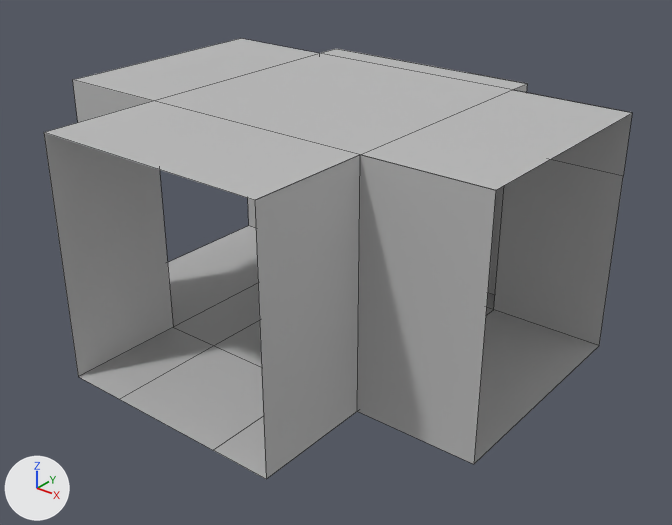
Two versions of the FBX model Game Contest 1/dungeons/lethal/rooms/tunnel/tunnel_08.fbx, one commit apart.
One viewpoint serves both versions: a camera (50 mm lens) standing at (2.86, -3.58, 2.57) and looking at (0.15, -0.19, 0.47). The axes (+X, +Y, +Z) are drawn at lower left. The lights are the same throughout. Mesh edges are drawn as thin lines. Where no turn or scale is listed for an object, it has been applied to the vertices.

The older version as bpy lines, for what is in view:
```python
me_mesh_2mesh = bpy.data.meshes.new('mesh_2Mesh')
me_mesh_2mesh.from_pydata(...)  # 40 vertices, 20 faces; spans x -1.28..1.28, y -0.96..1.2, z -0.64..0.64
me_mesh_2mesh.materials.append(mat_materials_dev_reflectivity_30_vmat)  # grey #bcbcbc
me_mesh_33mesh = bpy.data.meshes.new('mesh_33Mesh')
me_mesh_33mesh.from_pydata(...)  # 22 vertices, 12 faces; spans x -1.28..1.28, y -0.96..1.2, z 0.0
me_mesh_33mesh.materials.append(mat_materials_dev_reflectivity_30_vmat_001)  # grey #bcbcbc
me_mesh_34mesh = bpy.data.meshes.new('mesh_34Mesh')
me_mesh_34mesh.from_pydata(...)  # 12 vertices, 5 faces; spans x -1.28..1.28, y -1.28..0.8, z 0.0
me_mesh_34mesh.materials.append(mat_materials_dev_reflectivity_30_vmat_002)  # grey #bcbcbc
ob_mesh_2 = bpy.data.objects.new('mesh_2', me_mesh_2mesh)
ob_mesh_2.location = (0.0, -0.32, 0.64)
ob_mesh_33 = bpy.data.objects.new('mesh_33', me_mesh_33mesh)
ob_mesh_33.location = (0.0, -0.32, 0.0)
ob_mesh_34 = bpy.data.objects.new('mesh_34', me_mesh_34mesh)
ob_mesh_34.location = (0.0, 0.0, 1.28)
```
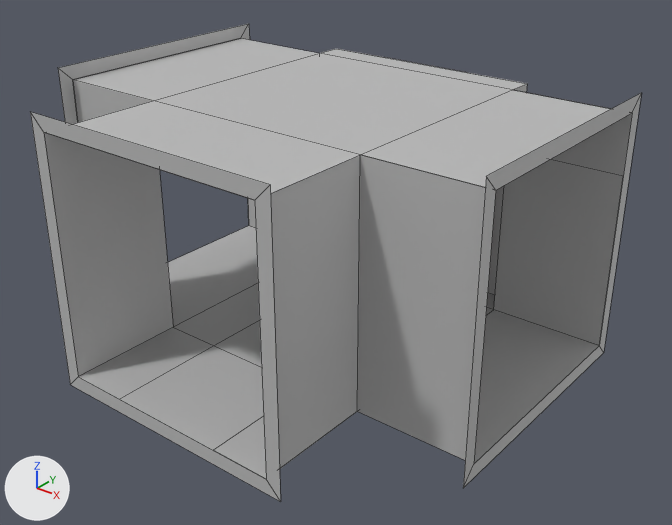
Pixel boxes [x1, y1, x2, y2] of what changed, in the pictures (672 x 525 px):
```json
{"object": "mesh_44", "change": "added", "after": [30, 112, 281, 502]}
{"object": "mesh_40", "change": "added", "after": [463, 93, 641, 488]}
{"object": "mesh_42", "change": "added", "after": [58, 24, 250, 124]}
```

Scene script edits in JSON lines:
```json
{"op": "add", "block": "me_mesh_44mesh", "code": ["me_mesh_44mesh = bpy.data.meshes.new('mesh_44Mesh')", "me_mesh_44mesh.from_pydata([(-0.64, 0.0, 0.64), (0.64, 0.0, 0.64), (0.72, 0.0, 0.72), (-0.72, 0.0, 0.72), (-0.72, 0.0, -0.72), (0.72, 0.0, -0.72), (0.64, 0.0, -0.64), (-0.64, 0.0, -0.64), (0.72, 0.0, -0.72), (0.64, 0.0, -0.64)], [], [(1, 6, 5, 2), (7, 0, 3, 4), (0, 1, 2, 3), (8, 9, 7, 4)])", "me_mesh_44mesh.materials.append(mat_materials_dev_reflectivity_30_vmat_002)  # grey #bcbcbc"]}
{"op": "add", "block": "me_mesh_40mesh", "code": ["me_mesh_40mesh = bpy.data.meshes.new('mesh_40Mesh')", "me_mesh_40mesh.from_pydata([(0.0, -0.64, 0.64), (0.0, 0.64, 0.64), (0.0, 0.72, 0.72), (0.0, -0.72, 0.72), (0.0, -0.72, -0.72), (0.0, 0.72, -0.72), (0.0, 0.64, -0.64), (0.0, -0.64, -0.64), (0.0, 0.72, -0.72), (0.0, 0.64, -0.64)], [], [(1, 6, 5, 2), (7, 0, 3, 4), (0, 1, 2, 3), (8, 9, 7, 4)])", "me_mesh_40mesh.materials.append(mat_materials_dev_reflectivity_30_vmat)  # grey #bcbcbc"]}
{"op": "add", "block": "me_mesh_42mesh", "code": ["me_mesh_42mesh = bpy.data.meshes.new('mesh_42Mesh')", "me_mesh_42mesh.from_pydata([(0.0, 0.64, 0.64), (0.0, -0.64, 0.64), (0.0, -0.72, 0.72), (0.0, 0.72, 0.72), (0.0, 0.72, -0.72), (0.0, -0.72, -0.72), (0.0, -0.64, -0.64), (0.0, 0.64, -0.64), (0.0, -0.72, -0.72), (0.0, -0.64, -0.64)], [], [(1, 6, 5, 2), (7, 0, 3, 4), (0, 1, 2, 3), (8, 9, 7, 4)])", "me_mesh_42mesh.materials.append(mat_materials_dev_reflectivity_30_vmat_001)  # grey #bcbcbc"]}
{"op": "add", "block": "ob_mesh_44", "code": ["ob_mesh_44 = bpy.data.objects.new('mesh_44', me_mesh_44mesh)", "ob_mesh_44.location = (0.0, -1.28, 0.64)"]}
{"op": "add", "block": "ob_mesh_40", "code": ["ob_mesh_40 = bpy.data.objects.new('mesh_40', me_mesh_40mesh)", "ob_mesh_40.location = (1.28, 0.0, 0.64)"]}
{"op": "add", "block": "ob_mesh_42", "code": ["ob_mesh_42 = bpy.data.objects.new('mesh_42', me_mesh_42mesh)", "ob_mesh_42.location = (-1.28, 0.0, 0.64)"]}
```
